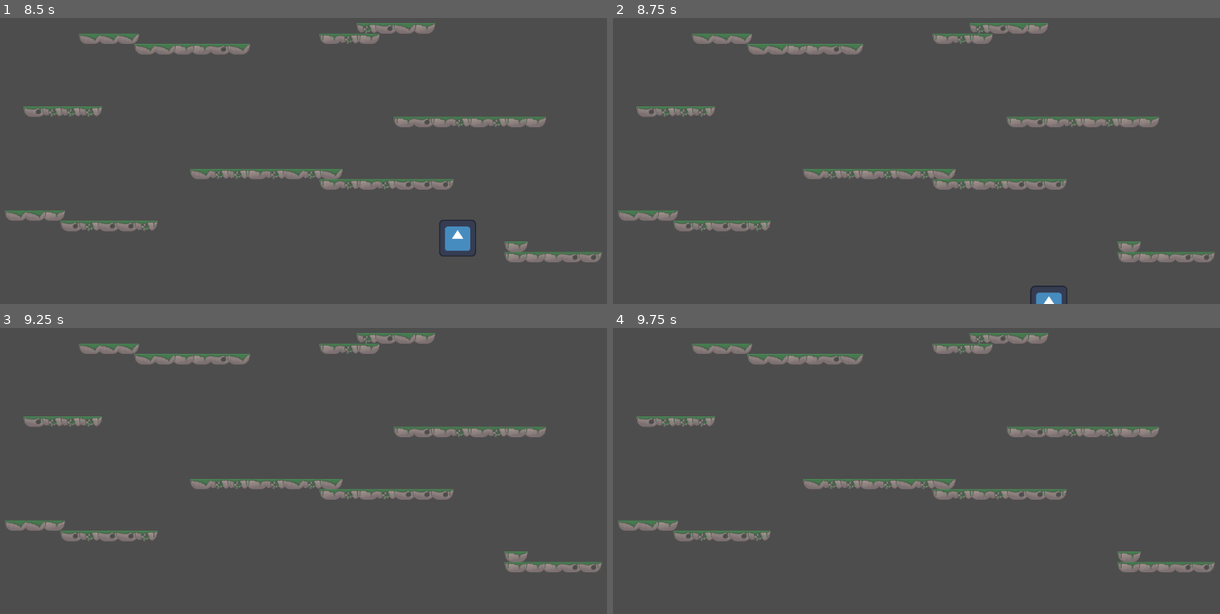
Above: before the commit, frames 1-4 (two rows, left to right).
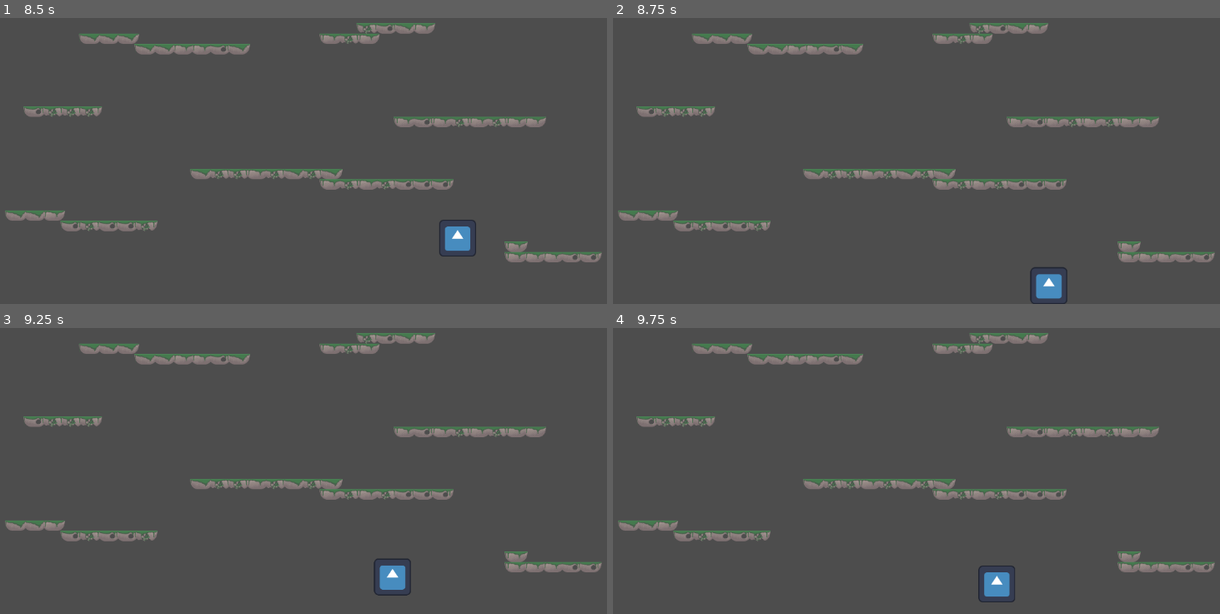
Above: after the commit, the same moments.

Repository: MisuseofMana/joust2-the-joustening
Game: Godot game, scene res://Scene/level_default.tscn
Two runs of this game, one before a commit and one after it. Both use one fixed random seed, a clock stepped at 60 frames per second and the inputs below. This scene is started directly instead of the project's main scene. The engine's default icon, where the game draws it, is replaced by a stand-in: a white triangle on a blue panel in a dark square.
Inputs:
- Up to frame 1 (8.5 s): tap Enter (ui_accept) at 0.5, 0.77, 1.52, 3.02, 3.77, 4.52, 6.02, 6.77, 7.52 s; hold Right (ui_right) 0.53-2.03 s; hold Left (ui_left) 2.03-4.28 s; hold Right (ui_right) 4.28-8.03 s; hold Left (ui_left) from 8.03 s (still down)
- Up to frame 2 (8.75 s): keep holding Left (ui_left)
- Up to frame 3 (9.25 s): keep holding Left (ui_left); tap Enter (ui_accept) at 9.02 s
- Up to frame 4 (9.75 s): release Left (ui_left) at 9.53 s; hold Right (ui_right) from 9.53 s (still down)

Frame 1 is identical in both runs. In frame 2, 0.5% of the frame differs, in the area x 68-75%, y 87-100%; in frame 3, 0.5%, in the area x 61-68%, y 80-94%; in frame 4, 0.5%.

Commit message:
Adding Default level structure

Diff:
--- a/Scene/level_default.tscn
+++ b/Scene/level_default.tscn
@@ -36,8 +36,17 @@
 physics_layer_0/collision_layer = 1
 sources/0 = SubResource("TileSetAtlasSource_amft7")
 
-[sub_resource type="WorldBoundaryShape2D" id="WorldBoundaryShape2D_m478s"]
-distance = -1153.0
+[sub_resource type="WorldBoundaryShape2D" id="WorldBoundaryShape2D_ig0m6"]
+distance = -1152.0
+
+[sub_resource type="WorldBoundaryShape2D" id="WorldBoundaryShape2D_0oeul"]
+distance = -650.0
+
+[sub_resource type="WorldBoundaryShape2D" id="WorldBoundaryShape2D_ovj3h"]
+distance = -125.0
+
+[sub_resource type="WorldBoundaryShape2D" id="WorldBoundaryShape2D_fsn06"]
+distance = -647.0
 
 [node name="LevelDefault" type="Node2D"]
 
@@ -50,11 +59,22 @@
 tile_map_data = PackedByteArray("AAD7/wUAAAAAAAEAAAD8/wUAAAACAAEAAAD9/wUAAAACAAEAAAD+/wUAAAABAAAAAAD//wUAAAACAAEAAAAAAA …(1216 unchanged characters)…
 tile_set = SubResource("TileSet_ossfr")
 
-[node name="Boundaries" type="Node2D" parent="."]
+[node name="Boundaries2" type="StaticBody2D" parent="."]
+position = Vector2(1, -1)
 
-[node name="East" type="Area2D" parent="Boundaries"]
+[node name="East" type="CollisionShape2D" parent="Boundaries2"]
+rotation = 4.71239
+shape = SubResource("WorldBoundaryShape2D_ig0m6")
+one_way_collision = true
 
-[node name="CollisionShape2D" type="CollisionShape2D" parent="Boundaries/East"]
-rotation = 4.71239
-shape = SubResource("WorldBoundaryShape2D_m478s")
-one_way_collision = true
+[node name="South" type="CollisionShape2D" parent="Boundaries2"]
+shape = SubResource("WorldBoundaryShape2D_0oeul")
+
+[node name="West" type="CollisionShape2D" parent="Boundaries2"]
+position = Vector2(-1028, 0)
+rotation = 1.5708
+shape = SubResource("WorldBoundaryShape2D_ovj3h")
+
+[node name="North" type="CollisionShape2D" parent="Boundaries2"]
+rotation = 3.14159
+shape = SubResource("WorldBoundaryShape2D_fsn06")
Not shown: 1 places in Scene/level_default.tscn that only renumber resources
